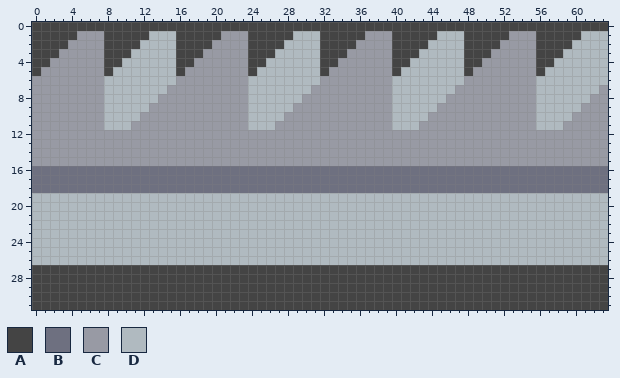
A pixel-art sprite gets an edit: sprites/blocks/fyoungcha/turrets/chopper/chopper-sblade.png. The first picture shows the starting point.
The file is 64x32 pixels.
Palette (. is transparent): A #444444  B #6e7080  C #989aa4  D #b0bac0
Pixels before, first column x 0:
 0 AAAAAAAAAAAAAAAAAAAAAAAAAAAAAAAAAAAAAAAAAAAAAAAAAAAAAAAAAAAAAAAA
 1 AAAAACCCAAAAADDDAAAAACCCAAAAADDDAAAAACCCAAAAADDDAAAAACCCAAAAADDD
 2 AAAACCCCAAAADDDDAAAACCCCAAAADDDDAAAACCCCAAAADDDDAAAACCCCAAAADDDD
 3 AAACCCCCAAADDDDDAAACCCCCAAADDDDDAAACCCCCAAADDDDDAAACCCCCAAADDDDD
 4 AACCCCCCAADDDDDDAACCCCCCAADDDDDDAACCCCCCAADDDDDDAACCCCCCAADDDDDD
 5 ACCCCCCCADDDDDDDACCCCCCCADDDDDDDACCCCCCCADDDDDDDACCCCCCCADDDDDDD
 6 CCCCCCCCDDDDDDDDCCCCCCCCDDDDDDDDCCCCCCCCDDDDDDDDCCCCCCCCDDDDDDDD
 7 CCCCCCCCDDDDDDDCCCCCCCCCDDDDDDDCCCCCCCCCDDDDDDDCCCCCCCCCDDDDDDDC
 8 CCCCCCCCDDDDDDCCCCCCCCCCDDDDDDCCCCCCCCCCDDDDDDCCCCCCCCCCDDDDDDCC
 9 CCCCCCCCDDDDDCCCCCCCCCCCDDDDDCCCCCCCCCCCDDDDDCCCCCCCCCCCDDDDDCCC
10 CCCCCCCCDDDDCCCCCCCCCCCCDDDDCCCCCCCCCCCCDDDDCCCCCCCCCCCCDDDDCCCC
11 CCCCCCCCDDDCCCCCCCCCCCCCDDDCCCCCCCCCCCCCDDDCCCCCCCCCCCCCDDDCCCCC
12 CCCCCCCCCCCCCCCCCCCCCCCCCCCCCCCCCCCCCCCCCCCCCCCCCCCCCCCCCCCCCCCC
13 CCCCCCCCCCCCCCCCCCCCCCCCCCCCCCCCCCCCCCCCCCCCCCCCCCCCCCCCCCCCCCCC
14 CCCCCCCCCCCCCCCCCCCCCCCCCCCCCCCCCCCCCCCCCCCCCCCCCCCCCCCCCCCCCCCC
15 CCCCCCCCCCCCCCCCCCCCCCCCCCCCCCCCCCCCCCCCCCCCCCCCCCCCCCCCCCCCCCCC
16 BBBBBBBBBBBBBBBBBBBBBBBBBBBBBBBBBBBBBBBBBBBBBBBBBBBBBBBBBBBBBBBB
17 BBBBBBBBBBBBBBBBBBBBBBBBBBBBBBBBBBBBBBBBBBBBBBBBBBBBBBBBBBBBBBBB
18 BBBBBBBBBBBBBBBBBBBBBBBBBBBBBBBBBBBBBBBBBBBBBBBBBBBBBBBBBBBBBBBB
19 DDDDDDDDDDDDDDDDDDDDDDDDDDDDDDDDDDDDDDDDDDDDDDDDDDDDDDDDDDDDDDDD
20 DDDDDDDDDDDDDDDDDDDDDDDDDDDDDDDDDDDDDDDDDDDDDDDDDDDDDDDDDDDDDDDD
21 DDDDDDDDDDDDDDDDDDDDDDDDDDDDDDDDDDDDDDDDDDDDDDDDDDDDDDDDDDDDDDDD
22 DDDDDDDDDDDDDDDDDDDDDDDDDDDDDDDDDDDDDDDDDDDDDDDDDDDDDDDDDDDDDDDD
23 DDDDDDDDDDDDDDDDDDDDDDDDDDDDDDDDDDDDDDDDDDDDDDDDDDDDDDDDDDDDDDDD
24 DDDDDDDDDDDDDDDDDDDDDDDDDDDDDDDDDDDDDDDDDDDDDDDDDDDDDDDDDDDDDDDD
25 DDDDDDDDDDDDDDDDDDDDDDDDDDDDDDDDDDDDDDDDDDDDDDDDDDDDDDDDDDDDDDDD
26 DDDDDDDDDDDDDDDDDDDDDDDDDDDDDDDDDDDDDDDDDDDDDDDDDDDDDDDDDDDDDDDD
27 AAAAAAAAAAAAAAAAAAAAAAAAAAAAAAAAAAAAAAAAAAAAAAAAAAAAAAAAAAAAAAAA
28 AAAAAAAAAAAAAAAAAAAAAAAAAAAAAAAAAAAAAAAAAAAAAAAAAAAAAAAAAAAAAAAA
29 AAAAAAAAAAAAAAAAAAAAAAAAAAAAAAAAAAAAAAAAAAAAAAAAAAAAAAAAAAAAAAAA
30 AAAAAAAAAAAAAAAAAAAAAAAAAAAAAAAAAAAAAAAAAAAAAAAAAAAAAAAAAAAAAAAA
31 AAAAAAAAAAAAAAAAAAAAAAAAAAAAAAAAAAAAAAAAAAAAAAAAAAAAAAAAAAAAAAAA
New version:
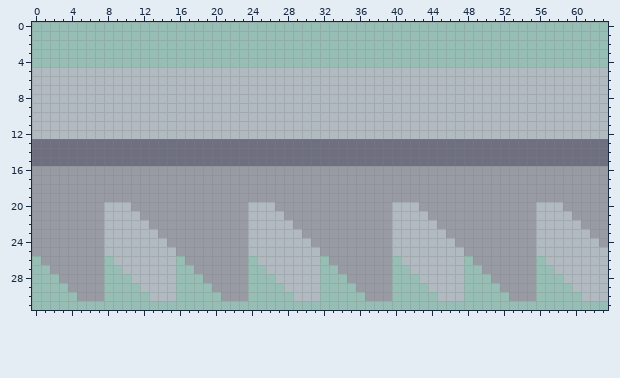
The exact change:
Changed rows in their new state; - is an unchanged pixel.
first column x 0:
 0 ................................................................
 1 ................................................................
 2 ................................................................
 3 ................................................................
 4 ................................................................
 5 DDDDDDDDD-------DDDDDDDDD-------DDDDDDDDD-------DDDDDDDDD-------
 6 DDDDDDDD--------DDDDDDDD--------DDDDDDDD--------DDDDDDDD--------
 7 DDDDDDDD-------DDDDDDDDD-------DDDDDDDDD-------DDDDDDDDD-------D
 8 DDDDDDDD------DDDDDDDDDD------DDDDDDDDDD------DDDDDDDDDD------DD
 9 DDDDDDDD-----DDDDDDDDDDD-----DDDDDDDDDDD-----DDDDDDDDDDD-----DDD
10 DDDDDDDD----DDDDDDDDDDDD----DDDDDDDDDDDD----DDDDDDDDDDDD----DDDD
11 DDDDDDDD---DDDDDDDDDDDDD---DDDDDDDDDDDDD---DDDDDDDDDDDDD---DDDDD
12 DDDDDDDDDDDDDDDDDDDDDDDDDDDDDDDDDDDDDDDDDDDDDDDDDDDDDDDDDDDDDDDD
13 BBBBBBBBBBBBBBBBBBBBBBBBBBBBBBBBBBBBBBBBBBBBBBBBBBBBBBBBBBBBBBBB
14 BBBBBBBBBBBBBBBBBBBBBBBBBBBBBBBBBBBBBBBBBBBBBBBBBBBBBBBBBBBBBBBB
15 BBBBBBBBBBBBBBBBBBBBBBBBBBBBBBBBBBBBBBBBBBBBBBBBBBBBBBBBBBBBBBBB
16 CCCCCCCCCCCCCCCCCCCCCCCCCCCCCCCCCCCCCCCCCCCCCCCCCCCCCCCCCCCCCCCC
17 CCCCCCCCCCCCCCCCCCCCCCCCCCCCCCCCCCCCCCCCCCCCCCCCCCCCCCCCCCCCCCCC
18 CCCCCCCCCCCCCCCCCCCCCCCCCCCCCCCCCCCCCCCCCCCCCCCCCCCCCCCCCCCCCCCC
19 CCCCCCCCCCCCCCCCCCCCCCCCCCCCCCCCCCCCCCCCCCCCCCCCCCCCCCCCCCCCCCCC
20 CCCCCCCC---CCCCCCCCCCCCC---CCCCCCCCCCCCC---CCCCCCCCCCCCC---CCCCC
21 CCCCCCCC----CCCCCCCCCCCC----CCCCCCCCCCCC----CCCCCCCCCCCC----CCCC
22 CCCCCCCC-----CCCCCCCCCCC-----CCCCCCCCCCC-----CCCCCCCCCCC-----CCC
23 CCCCCCCC------CCCCCCCCCC------CCCCCCCCCC------CCCCCCCCCC------CC
24 CCCCCCCC-------CCCCCCCCC-------CCCCCCCCC-------CCCCCCCCC-------C
25 CCCCCCCC--------CCCCCCCC--------CCCCCCCC--------CCCCCCCC--------
26 .CCCCCCC.-------.CCCCCCC.-------.CCCCCCC.-------.CCCCCCC.-------
27 ..CCCCCC..DDDDDD..CCCCCC..DDDDDD..CCCCCC..DDDDDD..CCCCCC..DDDDDD
28 ...CCCCC...DDDDD...CCCCC...DDDDD...CCCCC...DDDDD...CCCCC...DDDDD
29 ....CCCC....DDDD....CCCC....DDDD....CCCC....DDDD....CCCC....DDDD
30 .....CCC.....DDD.....CCC.....DDD.....CCC.....DDD.....CCC.....DDD
31 ................................................................
